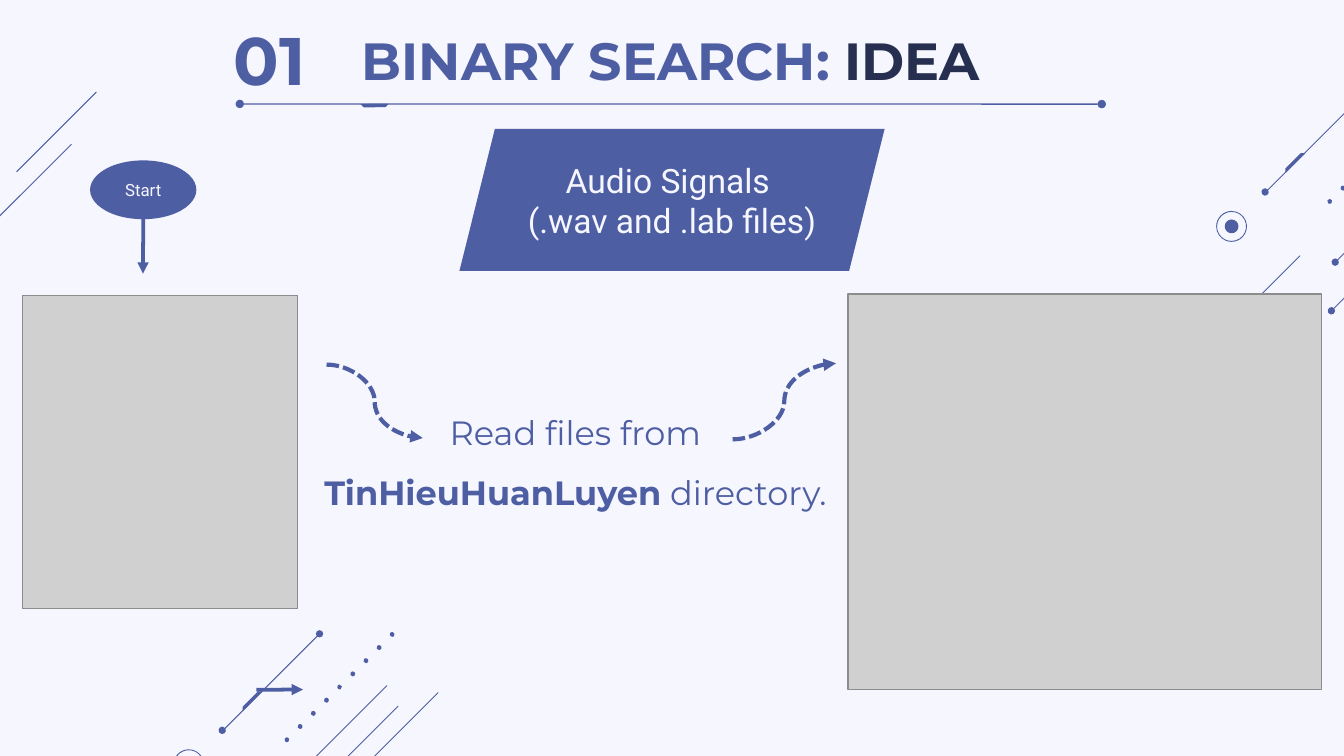
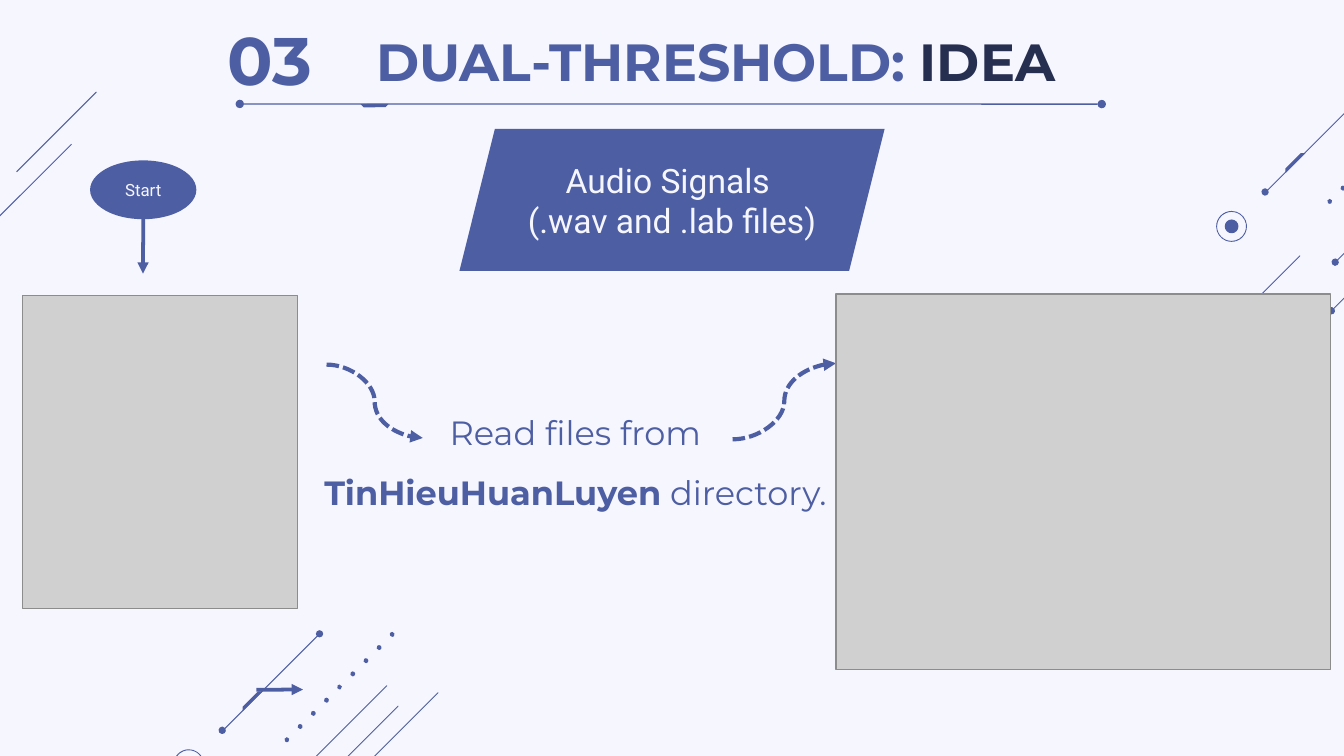
Before and after one commit to thdyqt/XLTHS, a slide deck: slide 35 of Slide.pptx (slide 20 before the commit). Drawn at 1344x756 pixels with LibreOffice and Linux fonts; fonts in the diff are those of the drawing; grey boxes stand for pictures. Boxes give left, top, right and bottom in pixels: in the first picture for what was removed or moved away, otherwise in the second. Text is boxed around its words. In the diff, an @@ line names an element or a change of style, - is before the commit and + after.

```diff
--- a/Slide.pptx
+++ b/Slide.pptx
@@ text at (227, 37, 312, 101): text changed @@
-01
+03
@@ title at (376, 44, 1055, 82): text changed @@
-BINARY SEARCH: IDEA
+DUAL-THRESHOLD: IDEA
@@ picture: place and size @@
-picture at (848, 294, 1321, 689)
+picture at (836, 294, 1331, 669)
@@ freeform shape added at (961, 663, 968, 669), fill #4E5EA3 @@
```
Also in this commit, not shown: 23 other slides changed, 11 slides added, 9 slides removed, 3 other files.
